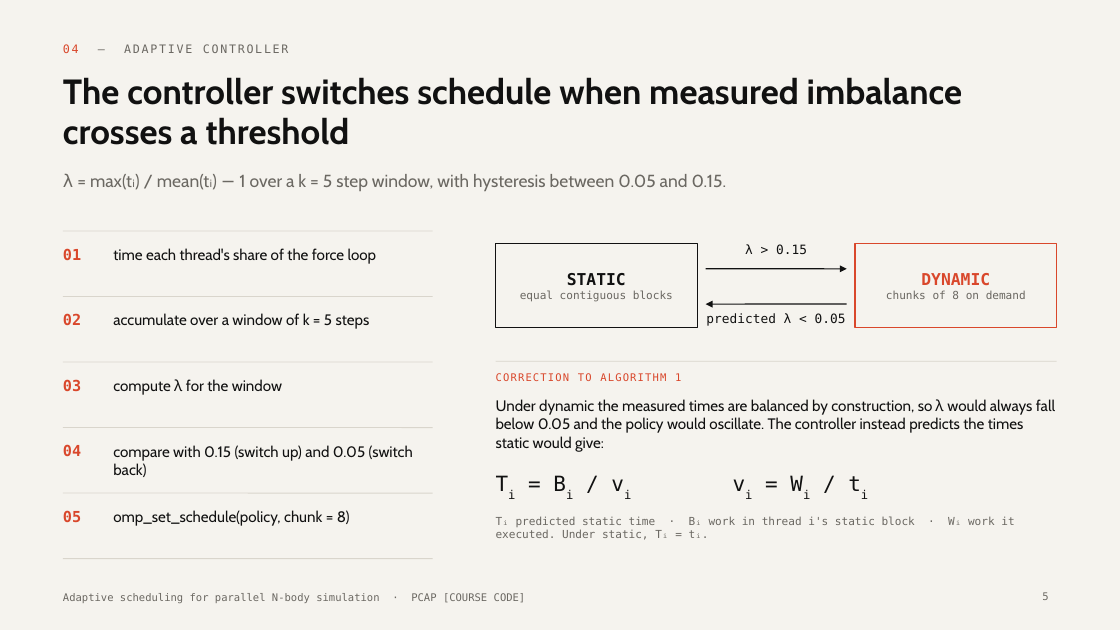
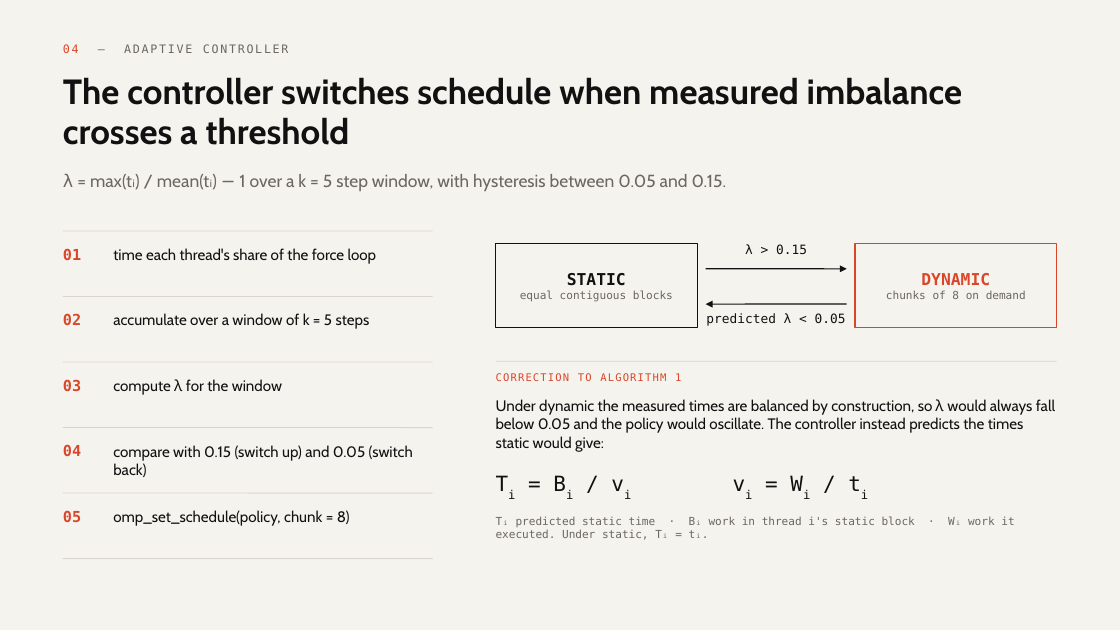
Before and after one commit to tanishkuvar11/N-Body-Simulation, a slide deck: slide 5 of presentation/PCAP_NBody_Adaptive_Scheduling.pptx. Drawn at 1120x630 pixels with LibreOffice and Linux fonts; fonts in the diff are those of the drawing. Boxes give left, top, right and bottom in pixels: in the first picture for what was removed or moved away, otherwise in the second. Text is boxed around its words. In the diff, an @@ line names an element or a change of style, - is before the commit and + after.

```diff
--- a/presentation/PCAP_NBody_Adaptive_Scheduling.pptx
+++ b/presentation/PCAP_NBody_Adaptive_Scheduling.pptx
@@ text removed at bbox=[63, 593, 526, 603] @@
-Adaptive scheduling for parallel N-body simulation · PCAP [COURSE CODE]
@@ page number removed at bbox=[1042, 592, 1048, 600] @@
-5
```
Also in this commit, not shown: 7 other slides changed, 1 other file.
